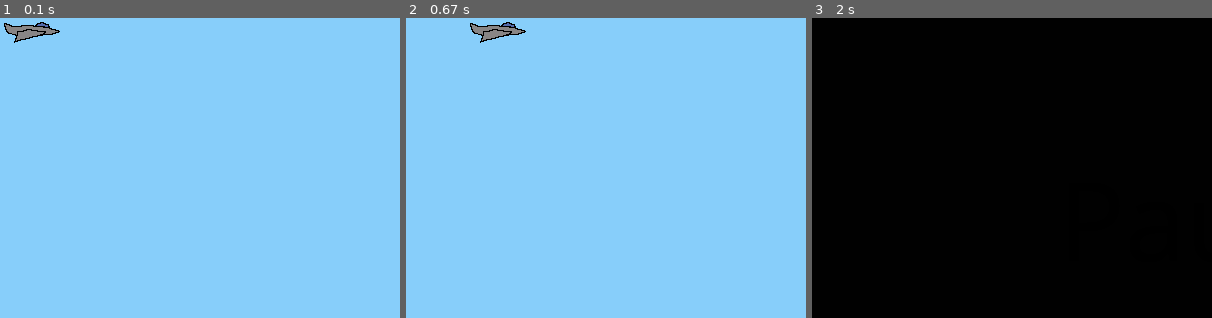
Above: before the commit, frames 1-3 (left to right).
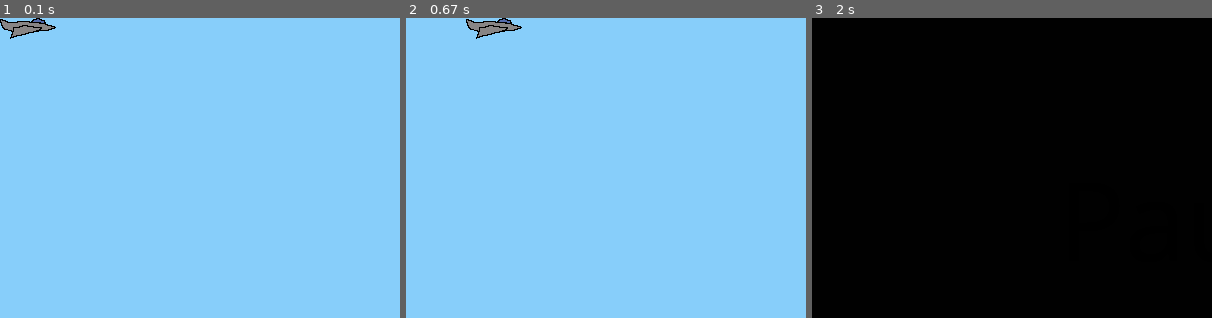
Above: after the commit, the same moments.

Repository: StrikerXP/Jet-Flier-PyGame-
Game: pygame game, started from main.py
The game is run twice, just before and just after one commit, with the same random seed, the same clock (stepped at 60 frames per second) and the same inputs.
Inputs:
- Up to frame 1 (0.1 s): no input
- Up to frame 2 (0.67 s): hold Space from 0.33 s (still down); hold D from 0.33 s (still down)
- Up to frame 3 (2 s): release Space at 0.8 s; release D at 0.8 s; tap Esc at 0.83 s
The pictures show only the part of the screen within x 0-50%, y 0-50%; the shares and areas given below are measured in that part.

The runs differ from the first frame. In frame 1, 0.5% of the frame differs, in the area x 0-15%, y 0-9%; in frame 2, 0.5%; in frame 3, nothing differs.

Commit message:
future add 'player attack'

Diff:
--- a/entities.py
+++ b/entities.py
@@ -1,13 +1,8 @@
 import pygame
 import random
+from debug import debug
 from setting import WIN_HEIGHT, WIN_WIDTH, enemy_speed_min, enemy_speed_max
-from pygame.locals import (
-    RLEACCEL,
-    K_w,
-    K_s,
-    K_a,
-    K_d,
-)
+from pygame.locals import *
 
 pygame.init()
 # Define a Player object by extending pygame.sprite.Sprites
@@ -41,11 +36,16 @@
         if self.rect.bottom >= WIN_HEIGHT:
             self.rect.bottom = WIN_HEIGHT
 
+    def attack(self):
+
+        pass
+
     def dead(self):
         screen = pygame.display.get_surface()
-        self.surf = pygame.image.load('img/boom.png').convert_alpha()
-        self.rect.inflate_ip(61, 62)
-        screen.blit(self.surf, self.rect)
+        surf_dead = pygame.image.load('img/boom.png').convert_alpha()
+        rect = surf_dead.get_rect()
+        self.rect.inflate_ip(rect.height, rect.width)
+        screen.blit(surf_dead, self.rect)
 
 #Creating enemy class by extending pygame.sprite.Sprite
 class Enemy(pygame.sprite.Sprite):
--- a/main.py
+++ b/main.py
@@ -9,6 +9,7 @@
 # Updated to conform to flake8 and black standards
 from pygame.locals import (
     K_ESCAPE,
+    K_SPACE,
     KEYDOWN,
     QUIT,
 )
@@ -86,14 +87,16 @@
             clouds.add(new_cloud)
             all_layers.add(new_cloud)
 
+        # Attack
+        elif (event.type == KEYDOWN and event.key == K_SPACE):
+            player.attack()
+
     # Get the set of keys pressed and check for user input
     pressed_keys = pygame.key.get_pressed()
     player.move(pressed_keys)
 
     # Update player, enemy position and clouds
     all_layers.update()
-
-    debug(player.rect)
 
     # Fill the screen with white
     screen.fill((135, 206, 250))
--- a/text_and_pause.py
+++ b/text_and_pause.py
@@ -41,7 +41,7 @@
                 music.unpause()
                 return
 
-        screen.fill((1, 1, 1))
+        screen.fill((1, 1, 1, 255))
         screen.blit(text_surf, text_rect)
 
         mouse = pygame.mouse.get_pos()
Binary file changed: img/jet.png
